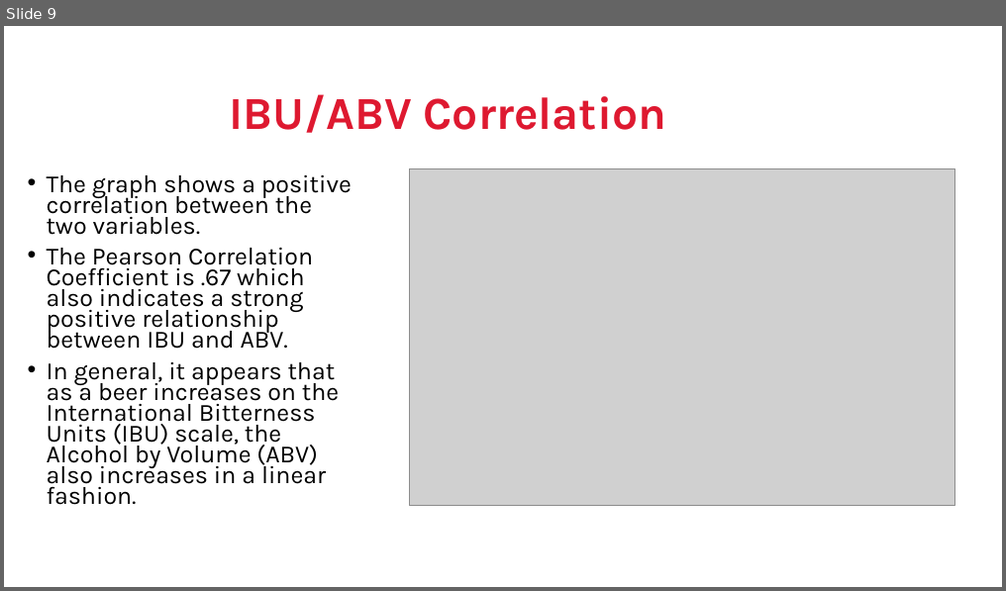
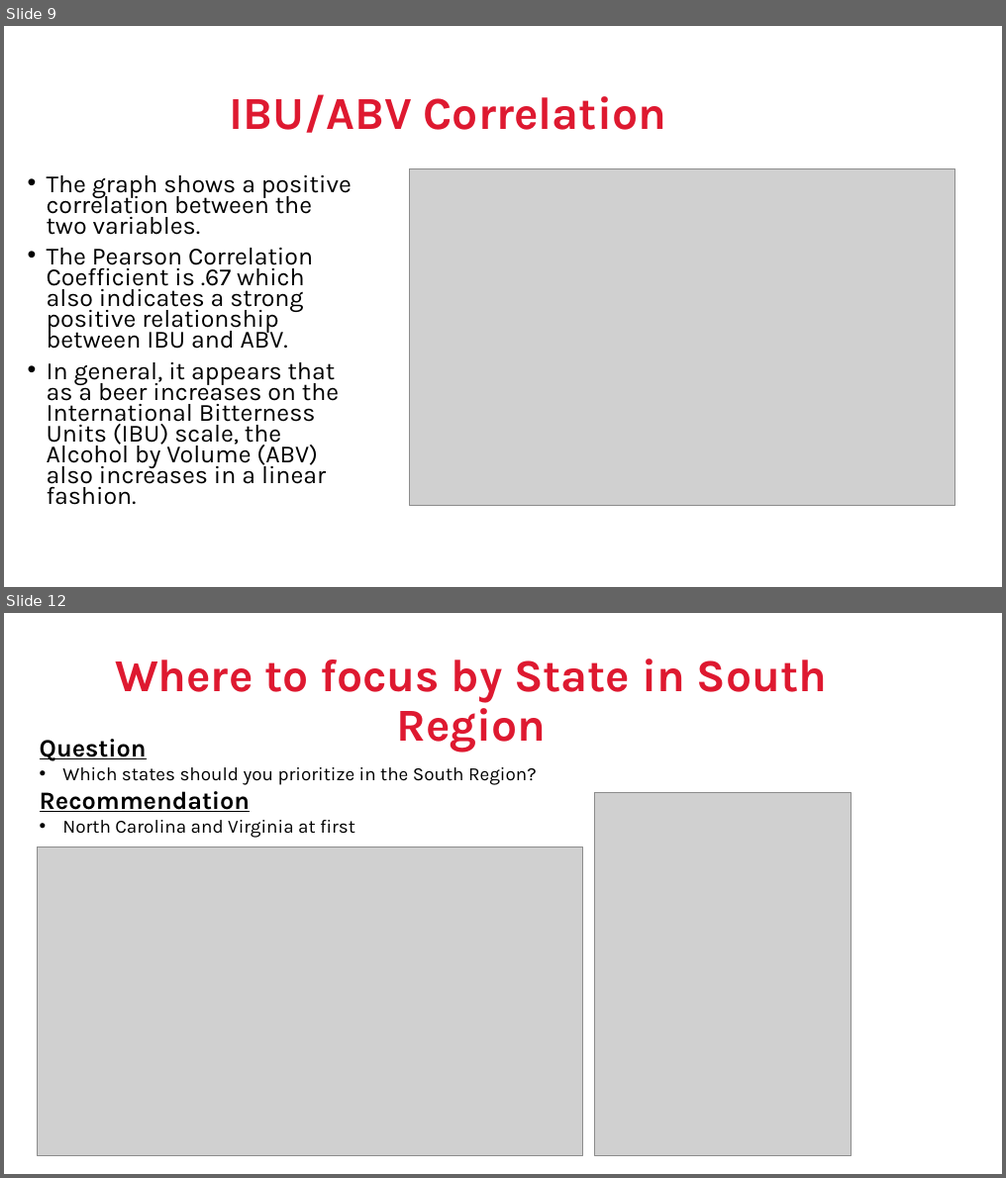
Before and after one commit to jeffnreed/DDS_Project1, a slide deck: DDS Project1 - Reed_Miller.pptx. Shown one above the other, each under a label of ours: slide 9 before the commit, slides 9 and 12 after it; the slides between them are not shown. The pictures are 1006x591 and 1006x1178 pixels, drawn with LibreOffice and Linux fonts; fonts in the diff are those of the drawing; grey boxes stand for pictures; background and template pictures are left out. Boxes give left, top, right and bottom in pixels: in the first picture for what was removed or moved away, otherwise in the second. Text is boxed around its words. In the diff, an @@ line names an element or a change of style, - is before the commit and + after.

```diff
--- a/DDS Project1 - Reed_Miller.pptx
+++ b/DDS Project1 - Reed_Miller.pptx
@@ slide 12 added at <box>4,613,1002,1174</box>, background picture (left out) @@
@@ title added at <box>115,659,828,752</box>, 44 pt, text #DE1930, bold @@
+Where to focus by State in South Region
@@ text added at <box>40,739,537,838</box>, 18 pt, text #000000 @@
+Question
+• Which states should you prioritize in the South Region?
+Recommendation
+• North Carolina and Virginia at first
@@ picture added at <box>595,792,850,1157</box> @@
@@ picture added at <box>37,848,583,1157</box> @@
```
Also in this commit, not shown: 4 slides changed, 3 other slides added.
